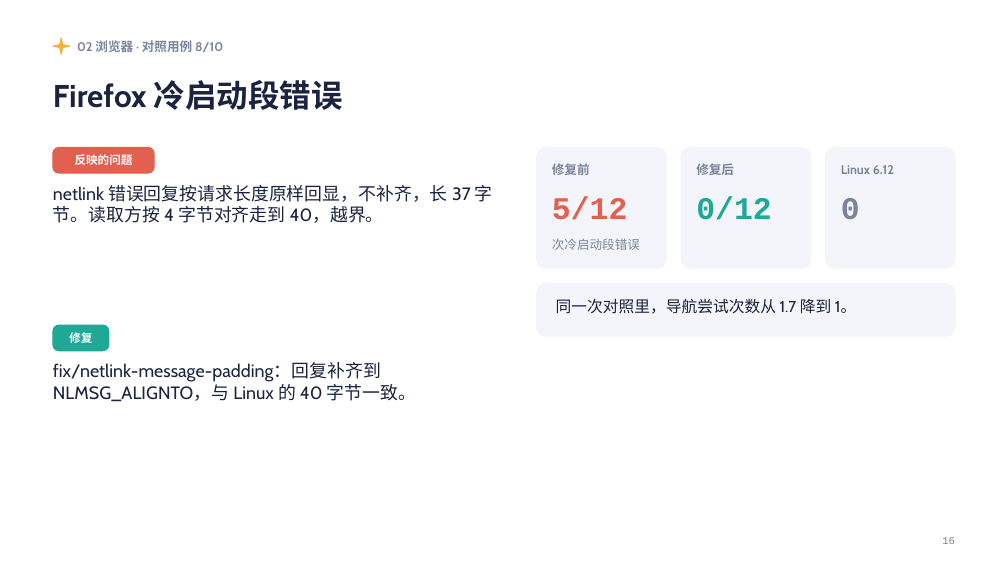
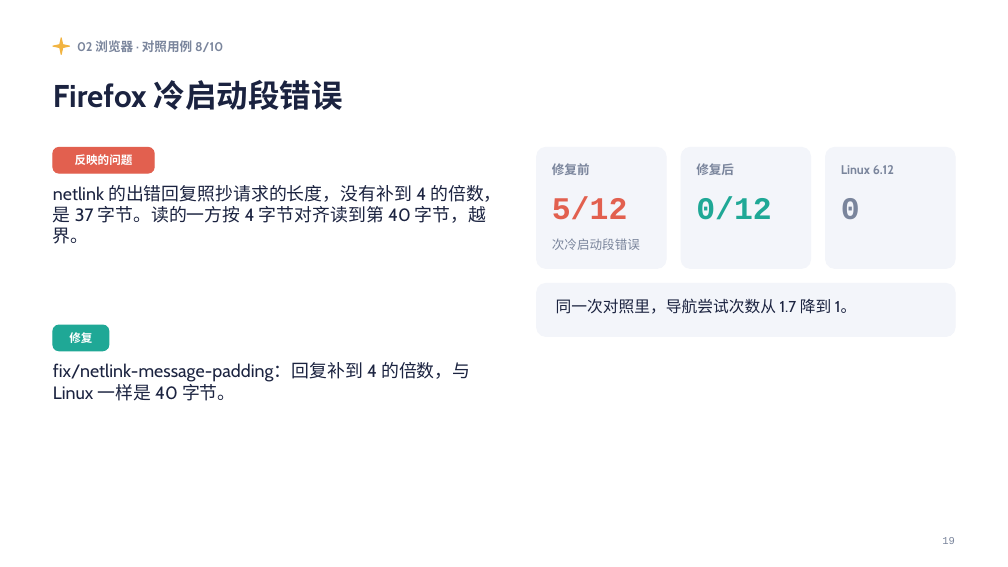
Before and after one commit to Lfan-ke/tgoskits, a slide deck: slide 19 of 实习总结.pptx (slide 16 before the commit). Drawn at 1008x567 pixels with LibreOffice and Linux fonts; fonts in the diff are those of the drawing. Boxes give left, top, right and bottom in pixels: in the first picture for what was removed or moved away, otherwise in the second. Text is boxed around its words. In the diff, an @@ line names an element or a change of style, - is before the commit and + after.

```diff
--- a/实习总结.pptx
+++ b/实习总结.pptx
@@ text at (x1=53, y1=185, x2=501, y2=244): text changed @@
-netlink 错误回复按请求长度原样回显，不补齐，长 37 字节。读取方按 4 字节对齐走到 40，越界。
+netlink 的出错回复照抄请求的长度，没有补到 4 的倍数，是 37 字节。读的一方按 4 字节对齐读到第 40 字节，越界。
@@ text at (x1=53, y1=362, x2=470, y2=401): text changed @@
-fix/netlink-message-padding：回复补齐到 NLMSG_ALIGNTO，与 Linux 的 40 字节一致。
+fix/netlink-message-padding：回复补到 4 的倍数，与 Linux 一样是 40 字节。
```
Also in this commit, not shown: 24 other slides changed, 9 slides added.
